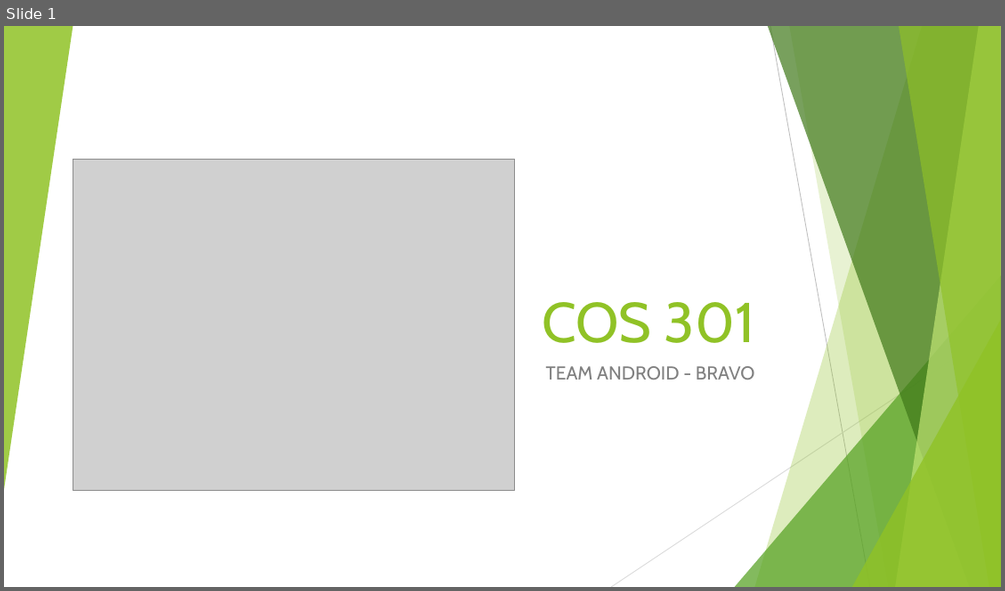
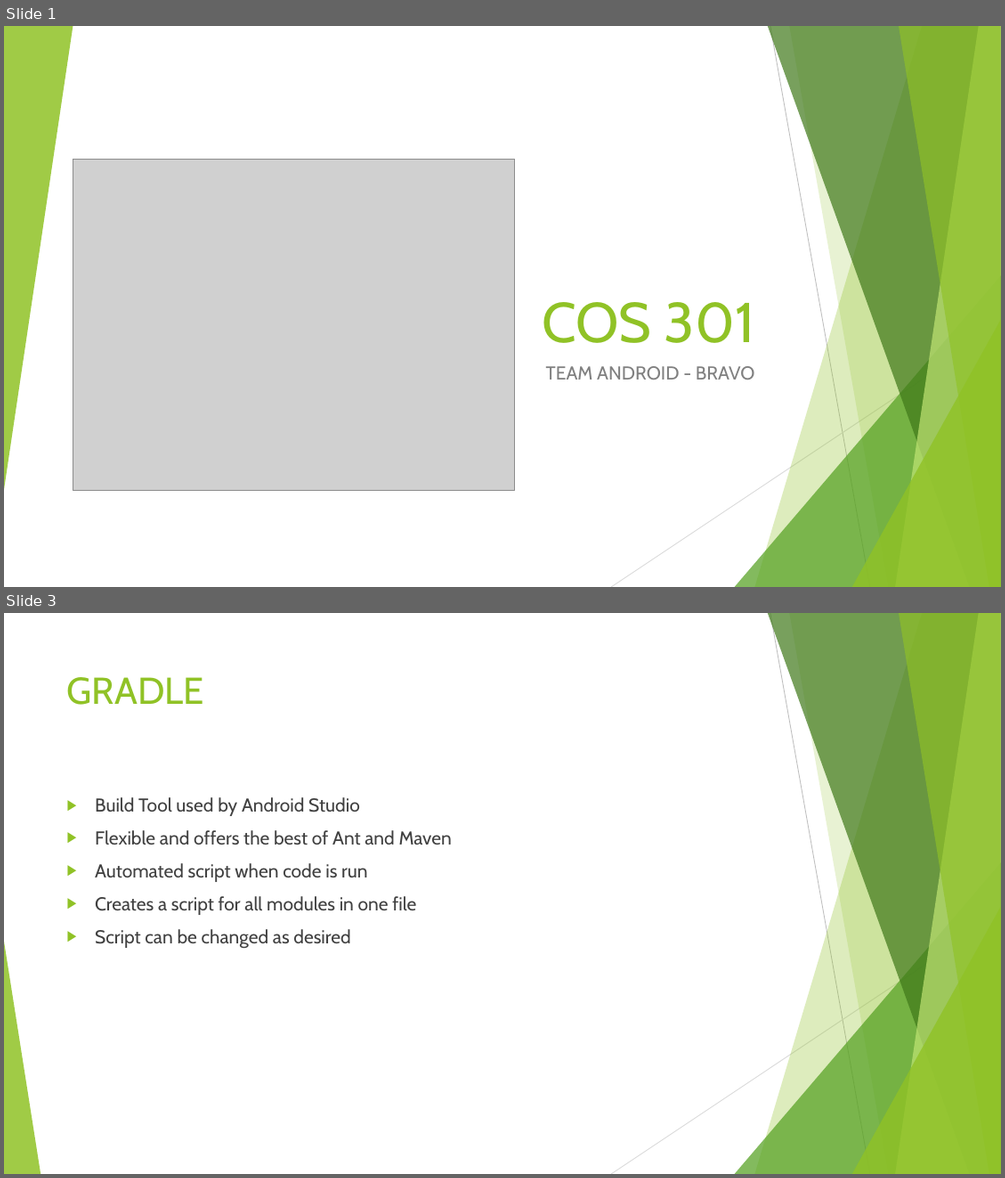
Before and after one commit to u14077893/Bravo, a slide deck: Android Interface/Presentation/COS 301 Presentation.pptx. Shown one above the other, each under a label of ours: slide 1 before the commit, slides 1 and 3 after it; the slides between them are not shown. The pictures are 1005x591 and 1005x1178 pixels, drawn with LibreOffice and Linux fonts; fonts in the diff are those of the drawing; grey boxes stand for pictures. Boxes give left, top, right and bottom in pixels: in the first picture for what was removed or moved away, otherwise in the second. Text is boxed around its words. In the diff, an @@ line names an element or a change of style, - is before the commit and + after.

```diff
--- a/Android Interface/Presentation/COS 301 Presentation.pptx
+++ b/Android Interface/Presentation/COS 301 Presentation.pptx
@@ slide 3 added at (4,613,1001,1174), background #FFFFFF; not listed: 9 template elements that a slide beside it also shows @@
@@ title added at (67,677,204,705), 36 pt, text #90C226 @@
+GRADLE
@@ text added at (95,797,452,949), 18 pt, text #404040 @@
+▶ Build Tool used by Android Studio
+▶ Flexible and offers the best of Ant and Maven
+▶ Automated script when code is run
+▶ Creates a script for all modules in one file
+▶ Script can be changed as desired
@@ triangle added at (4,941,40,1174), fill #90C226 at 85% opacity @@
```
Also in this commit, not shown: 16 other slides added.
